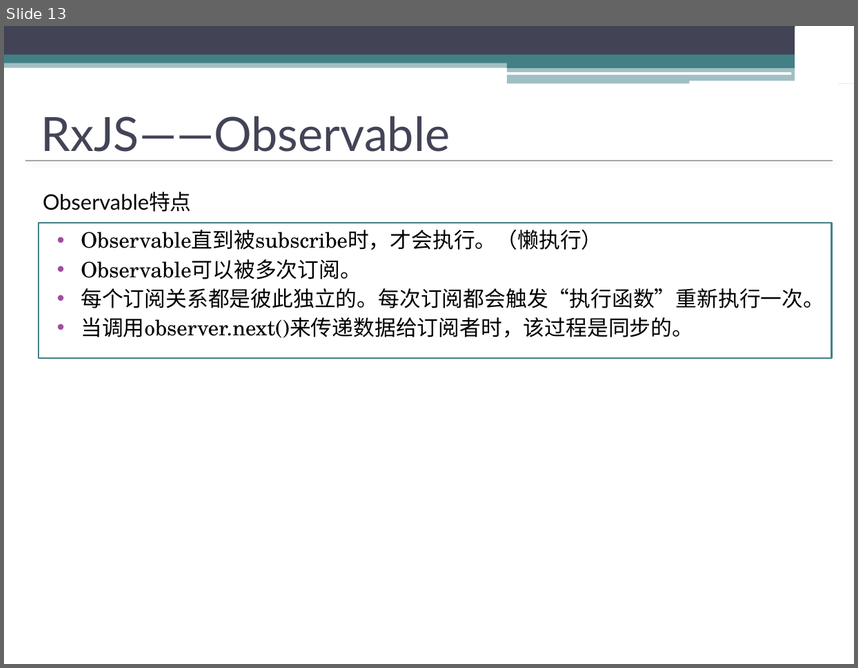
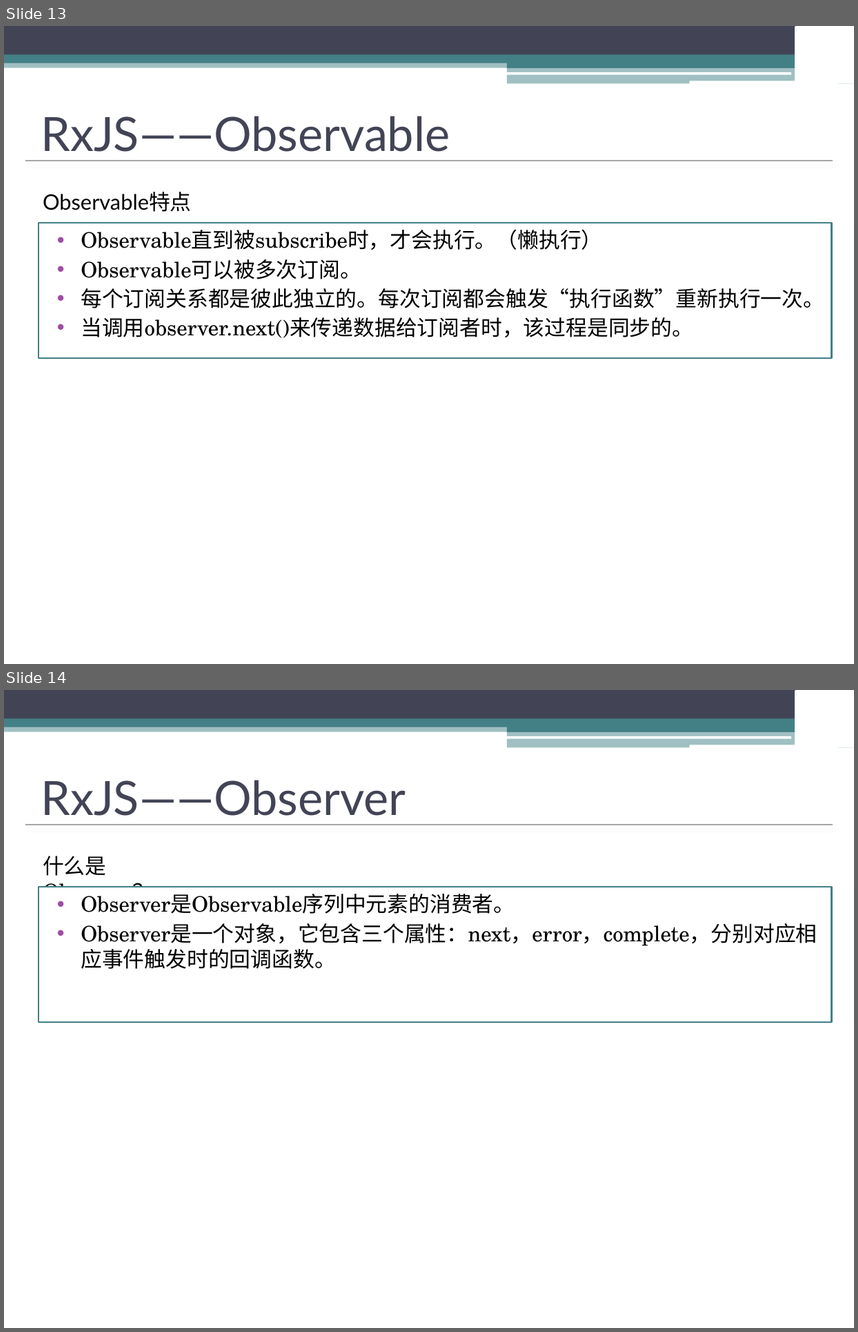
Before and after one commit to watermoonlx/rxjs_demo, a slide deck: Rxjs分享/New Microsoft PowerPoint Presentation.pptx. Shown one above the other, each under a label of ours: slide 13 before the commit, slides 13 and 14 after it. The pictures are 858x668 and 858x1332 pixels, drawn with LibreOffice and Linux fonts; fonts in the diff are those of the drawing; background and template pictures are left out. Boxes give left, top, right and bottom in pixels: in the first picture for what was removed or moved away, otherwise in the second. Text is boxed around its words. In the diff, an @@ line names an element or a change of style, - is before the commit and + after.

```diff
--- a/Rxjs分享/New Microsoft PowerPoint Presentation.pptx
+++ b/Rxjs分享/New Microsoft PowerPoint Presentation.pptx
@@ slide 14 added at bbox=[4, 690, 854, 1328], background #FFFFFF; not listed: 15 template elements that a slide beside it also shows @@
@@ title added at bbox=[41, 780, 406, 816], 40 pt, text #424456 @@
+RxJS——Observer
@@ text added at bbox=[43, 856, 154, 906], 18 pt, text #000000 @@
+什么是Observer？
@@ text added at bbox=[38, 887, 831, 1021], fill #FFFFFF, outline #438086 1.5 pt, 18 pt, text #000000 @@
+• Observer是Observable序列中元素的消费者。
+• Observer是一个对象，它包含三个属性：next，error，complete，分别对应相应事件触发时的回调函数。
```
Also in this commit, not shown: 1 slide changed, 3 other slides added, 1 other file.
